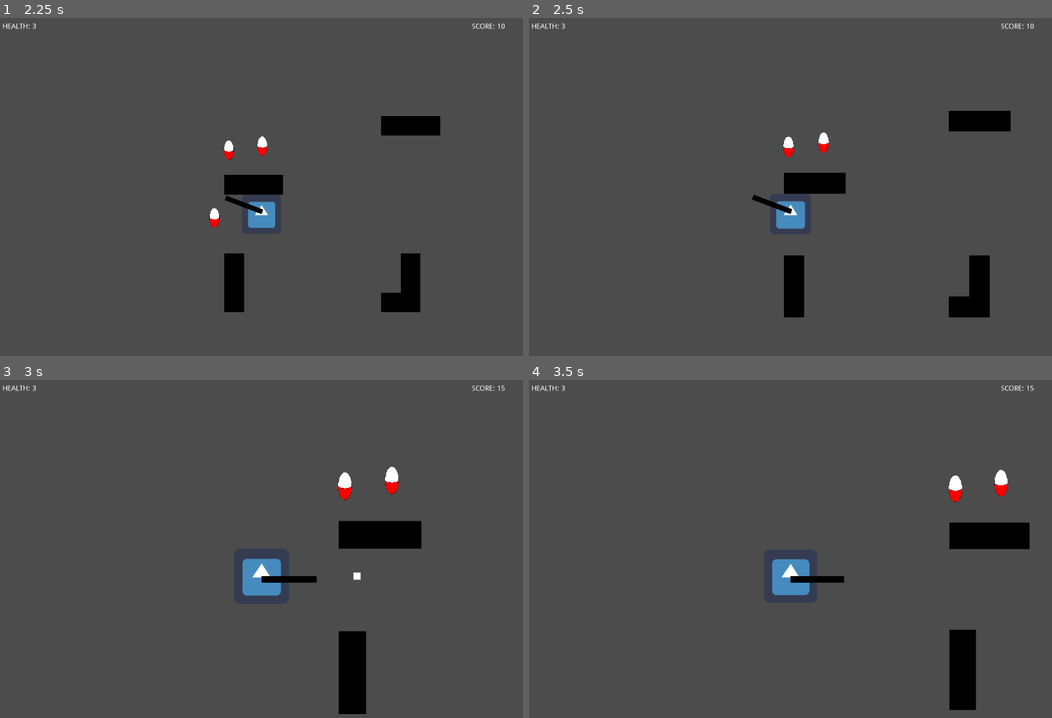
Above: before the commit, frames 1-4 (two rows, left to right).
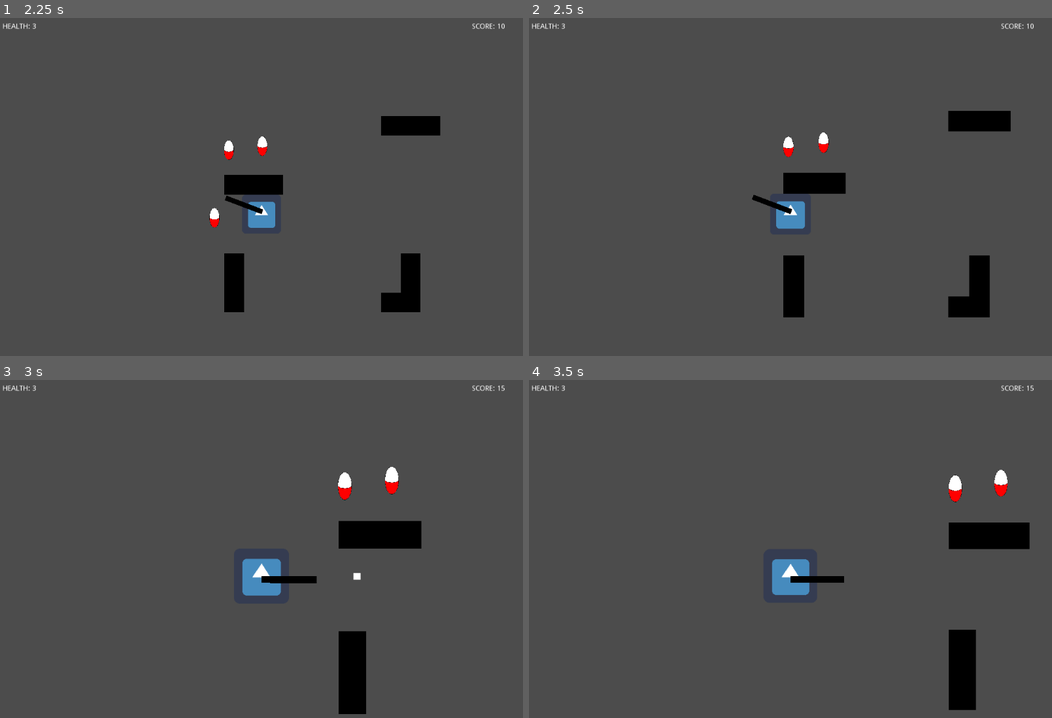
Above: after the commit, the same moments.

Repository: Develarooio/hoho-ohno
Game: Godot game, scene res://Levels/ClaytonTestLevel.tscn
Two runs of this game, one before a commit and one after it. Both use one fixed random seed, a clock stepped at 60 frames per second and the inputs below. The project has no main scene, so this scene is started directly. The engine's default icon, where the game draws it, is replaced by a stand-in: a white triangle on a blue panel in a dark square.
Inputs (mouse positions are in pixels of both pictures, inside the frame that each line leads up to):
- Up to frame 1 (2.25 s): move the mouse to (235, 291) at 0.52 s; hold W (up) 0.53-2.03 s; tap Space (dash) at 0.6, 2, 2.1 s; tap Enter at 1.25 s; move the mouse to (418, 271) at 1.27 s; click (418, 271) at 1.35 s; move the mouse to (104, 156) at 2.02 s; hold A (left) from 2.03 s (still down)
- Up to frame 2 (2.5 s): keep holding A (left)
- Up to frame 3 (3 s): keep holding A (left); move the mouse to (287, 576) at 2.77 s; click (287, 576) at 2.85 s
- Up to frame 4 (3.5 s): keep holding A (left)

Frame 1 is identical in both runs. In frame 2, less than 0.1% of the frame differs, in the area x 42-81%, y 27-89%; in frame 3, less than 0.1%; in frame 4, less than 0.1%, in the area x 48-92%, y 26-98%.

Commit message:
camera shakes with insanity

Diff:
--- a/Player/Camera2D.gd
+++ b/Player/Camera2D.gd
@@ -1,14 +1,22 @@
 extends Camera2D
 
+var zoom_range = .6
 var smooth_zoom = 1
-var target_zoom = 1
 
 const ZOOM_SPEED = 10
 
 func _process(delta):
-	var insanity = (float(GAME_STATE.insanity)/100 + .6)
-	target_zoom = 1/insanity
+	var insanity = (float(GAME_STATE.insanity)/100)
+	smoothly_zoom(1/(insanity + zoom_range), delta)
+	shake(insanity)
 
+func shake(shake_amount):
+	self.set_offset(Vector2( \
+	rand_range(-1.0, 1.0) * shake_amount, \
+	rand_range(-1.0, 1.0) * shake_amount \
+	))
+
+func smoothly_zoom(target_zoom, delta):
 	smooth_zoom = lerp(smooth_zoom, target_zoom, ZOOM_SPEED * delta)
 	if smooth_zoom != target_zoom:
 		set_zoom(Vector2(smooth_zoom, smooth_zoom))
